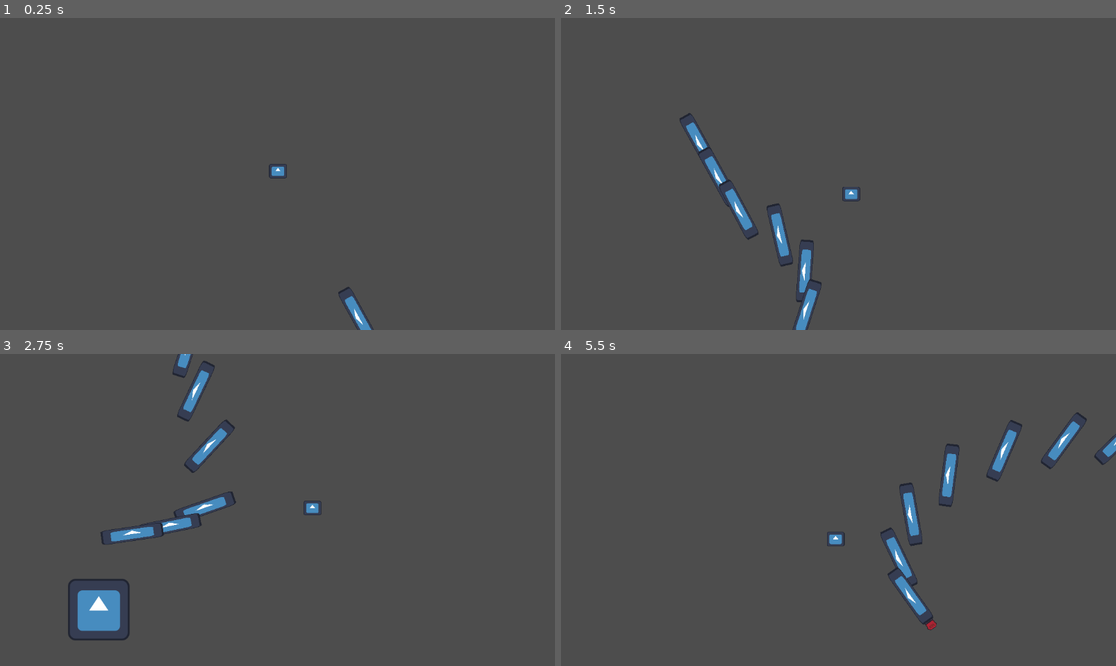
Above: before the commit, frames 1-4 (two rows, left to right).
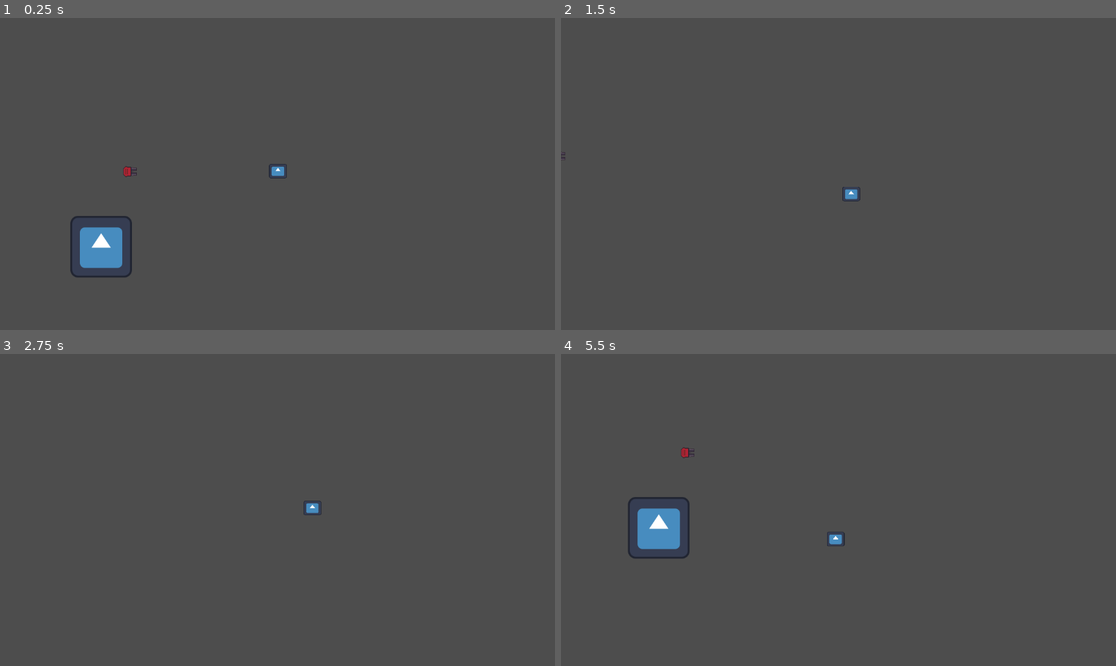
Above: after the commit, the same moments.

Repository: AethelVeritas/Dunedain
Game: Godot game, scene res://scenes/root.tscn
The game is run twice, just before and just after one commit, with the same random seed, the same clock (stepped at 60 frames per second) and the same inputs. The engine's default icon, where the game draws it, is replaced by a stand-in: a white triangle on a blue panel in a dark square.
Inputs:
- Up to frame 1 (0.25 s): no input
- Up to frame 2 (1.5 s): hold D (right) 0.53-1.28 s; hold S (down) from 1.28 s (still down)
- Up to frame 3 (2.75 s): release S (down) at 2.03 s; hold D (right) from 2.03 s (still down)
- Up to frame 4 (5.5 s): release D (right) at 2.78 s; hold W (up) 2.78-3.53 s; hold A (left) 3.53-5.03 s; hold S (down) from 5.03 s (still down)

The runs differ from the first frame. In frame 1, 1.6% of the frame differs, in the area x 12-68%, y 47-100%; in frame 2, 1.7%; in frame 3, 2.9%; in frame 4, 3.4%, in the area x 12-100%, y 18-89%.

Commit message:
going insane

Diff:
--- a/scenes/bullet.tscn
+++ b/scenes/bullet.tscn
@@ -8,6 +8,7 @@
 
 [node name="Bullet" type="Area2D"]
 script = ExtResource("1_y25gk")
+damage = 20
 
 [node name="Sprite2D" type="Sprite2D" parent="."]
 position = Vector2(3.5527137e-15, 1.1368684e-13)
--- /dev/null
+++ b/scenes/grave.tscn
@@ -0,0 +1,15 @@
+[gd_scene load_steps=2 format=3 uid="uid://c27oyuyjnlb80"]
+
+[sub_resource type="RectangleShape2D" id="RectangleShape2D_t4bjk"]
+size = Vector2(22, 10)
+
+[node name="Node2D" type="Node2D"]
+
+[node name="ColorRect" type="ColorRect" parent="."]
+offset_right = 22.0
+offset_bottom = 10.0
+color = Color(0.84263474, 3.5616756e-06, 4.813075e-07, 1)
+
+[node name="CollisionShape2D" type="CollisionShape2D" parent="."]
+position = Vector2(11, 5)
+shape = SubResource("RectangleShape2D_t4bjk")
--- a/scenes/root.tscn
+++ b/scenes/root.tscn
@@ -14,4 +14,4 @@
 position = Vector2(-369, -66)
 
 [node name="Player" parent="." instance=ExtResource("1_j5px3")]
-position = Vector2(-564, -419)
+position = Vector2(-60, -65)
--- a/scenes/turret.tscn
+++ b/scenes/turret.tscn
@@ -10,10 +10,9 @@
 vframes = 10
 
 [node name="RayCast2D" type="RayCast2D" parent="."]
-target_position = Vector2(500, 0)
+target_position = Vector2(250, 0)
 script = ExtResource("2_485p4")
 
 [node name="ReloadTimer" type="Timer" parent="RayCast2D"]
-wait_time = 0.25
 
 [connection signal="timeout" from="RayCast2D/ReloadTimer" to="RayCast2D" method="_on_reload_timer_timeout"]
--- a/scripts/bullet.gd
+++ b/scripts/bullet.gd
@@ -1,6 +1,6 @@
 extends Area2D
 
-@export var speed: float = 300.0
+@export var speed: float = 800.0
 @export var damage: int = 1
 @export var lifetime: float = 3.0
 
@@ -26,8 +26,9 @@
 func _on_body_entered(body):
 	if body.is_in_group("Player"):
 		# Deal damage to player
+		if body.has_method("take_damage"):
+			body.take_damage(damage)
 		print("Player hit! Damage: ", damage)
-		# You can add player health reduction here
 		queue_free()
 	elif body.is_in_group("Wall") or body.is_in_group("Obstacle"):
 		# Hit a wall or obstacle
--- a/scripts/player.gd
+++ b/scripts/player.gd
@@ -1,6 +1,10 @@
 extends CharacterBody2D
 
-var speed = 400
+@export var speed = 400
+@export var max_health: int = 100
+var current_health: int = max_health
+
+const GRAVE = preload("res://scenes/grave.tscn")
 
 var player_state
 
@@ -17,3 +21,22 @@
 	move_and_slide()
 
 	#play_anim(direction)
+
+func take_damage(amount: int):
+	current_health -= amount
+	print("Player health: ", current_health, "/", max_health)
+
+	if current_health <= 0:
+		die()
+
+func die():
+	print("Player died!")
+
+	# Spawn grave at player's position
+	var grave = GRAVE.instantiate()
+	get_parent().add_child(grave)
+	grave.global_position = global_position
+
+	# Small delay before restarting scene
+	await get_tree().create_timer(0.5).timeout
+	get_tree().reload_current_scene()
--- a/scripts/turret.gd
+++ b/scripts/turret.gd
@@ -8,7 +8,6 @@
 @onready var gun_sprite: Sprite2D = $"../Sprite2D"
 
 const player = preload("uid://bh1w0ho7ry2kq")
-#var playerr = get_tree().get_first_node_in_group("Player")
 func _ready():
 	await get_tree().process_frame
 	target = find_target()
@@ -19,9 +18,7 @@
 		var angle_to_target = global_position.angle_to_point(target.global_position)
 		ray_cast.look_at(target.global_position)
 		if ray_cast.is_colliding() and ray_cast.get_collider().is_in_group("Player"):
-			#print("colliding")
 			gun_sprite.rotation = angle_to_target
-			print("is stopped reload timer", reload_timer.is_stopped())
 			if reload_timer.is_stopped():
 				shoot()
 
@@ -42,7 +39,6 @@
 func find_target():
 	var new_target: Node2D = null
 
-	# Look for the player node specifically
 	var player = get_tree().get_first_node_in_group("Player")
 	print(player)
 	if player != null:
